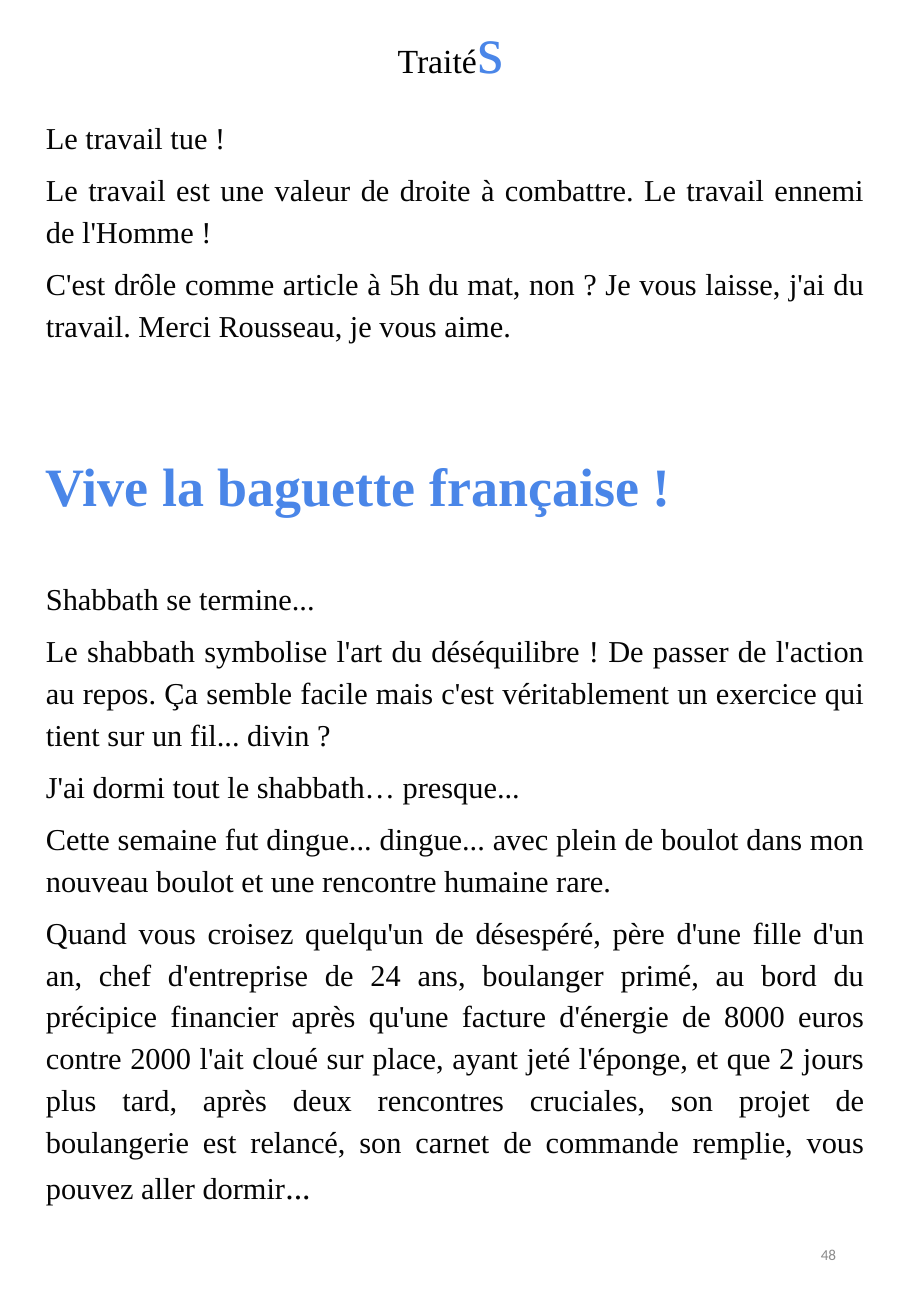
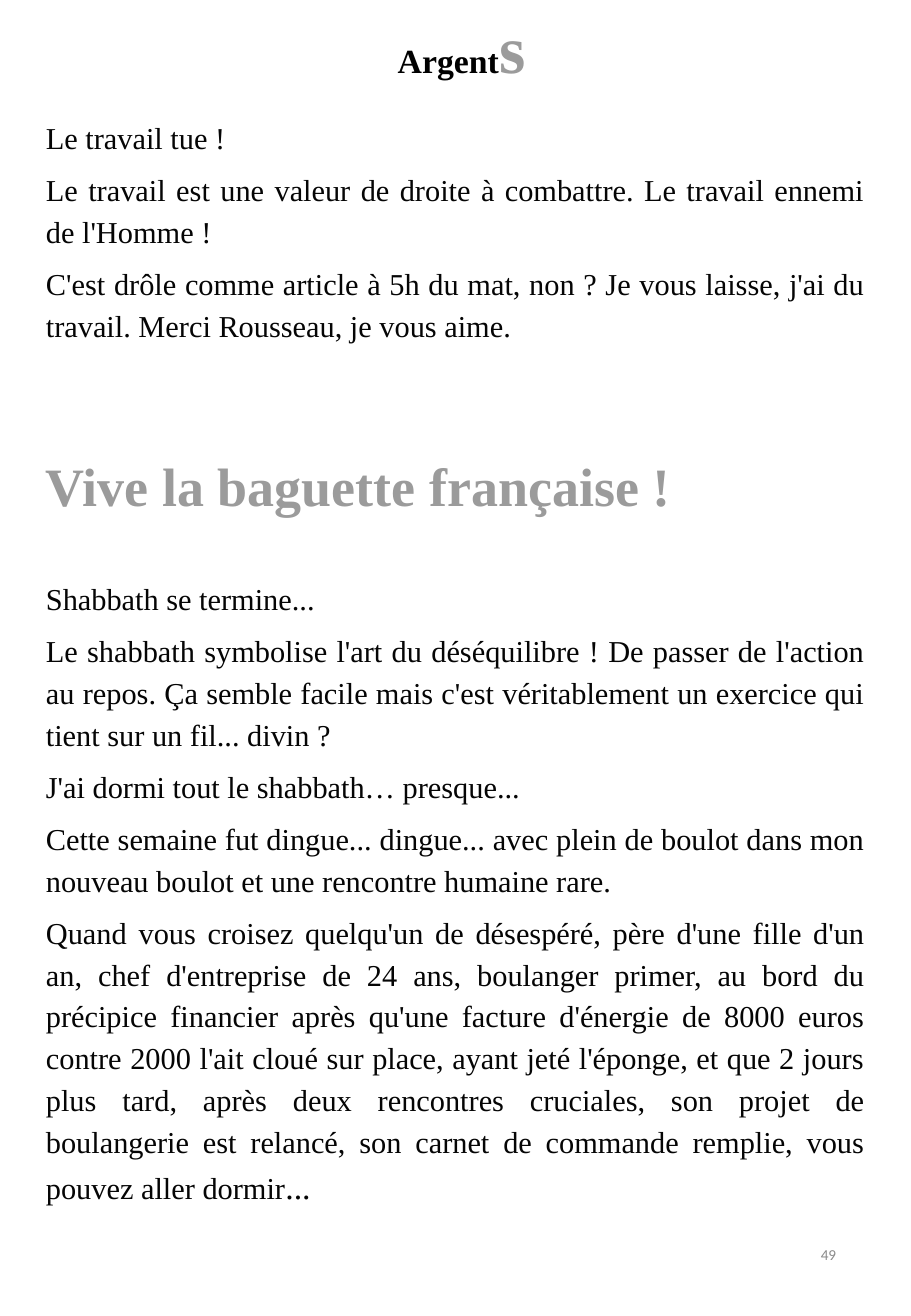
Before and after one commit to BenjaminLOUIS84/e_commerce, a slide deck: slide 49 of e_commerce/public/ppsx/tome3.ppsx (slide 48 before the commit). Drawn at 911x1316 pixels with LibreOffice and Linux fonts; fonts in the diff are those of the drawing. Boxes give left, top, right and bottom in pixels: in the first picture for what was removed or moved away, otherwise in the second. Text is boxed around its words. In the diff, an @@ line names an element or a change of style, - is before the commit and + after.

```diff
--- a/e_commerce/public/ppsx/tome3.ppsx
+++ b/e_commerce/public/ppsx/tome3.ppsx
@@ text at (x1=386, y1=0, x2=539, y2=95): text changed; bold on @@
-Traités
+Argents
@@ text at (x1=46, y1=468, x2=639, y2=516): text colour #4A86E8 to #9B9B9B in "Vive la baguette française !" @@
@@ text at (x1=46, y1=922, x2=865, y2=1205): text changed @@
-Quand vous croisez quelqu'un de désespéré, père d'une fille d'un an, chef d'entreprise de 24 ans, boulanger primé, au bord du précipice financier après qu'une facture d'énergie de 8000 euros contre 2000 l'ait cloué sur place, ayant jeté l'éponge, et que 2 jours plus tard, après deux rencontres cruciales, son projet de boulangerie est relancé, son carnet de commande remplie, vous pouvez aller dormir...
+Quand vous croisez quelqu'un de désespéré, père d'une fille d'un an, chef d'entreprise de 24 ans, boulanger primer, au bord du précipice financier après qu'une facture d'énergie de 8000 euros contre 2000 l'ait cloué sur place, ayant jeté l'éponge, et que 2 jours plus tard, après deux rencontres cruciales, son projet de boulangerie est relancé, son carnet de commande remplie, vous pouvez aller dormir...
@@ page number at (x1=821, y1=1250, x2=836, y2=1260): text changed @@
-48
+49
```
Also in this commit, not shown: 56 other slides changed, 2 slides added.
